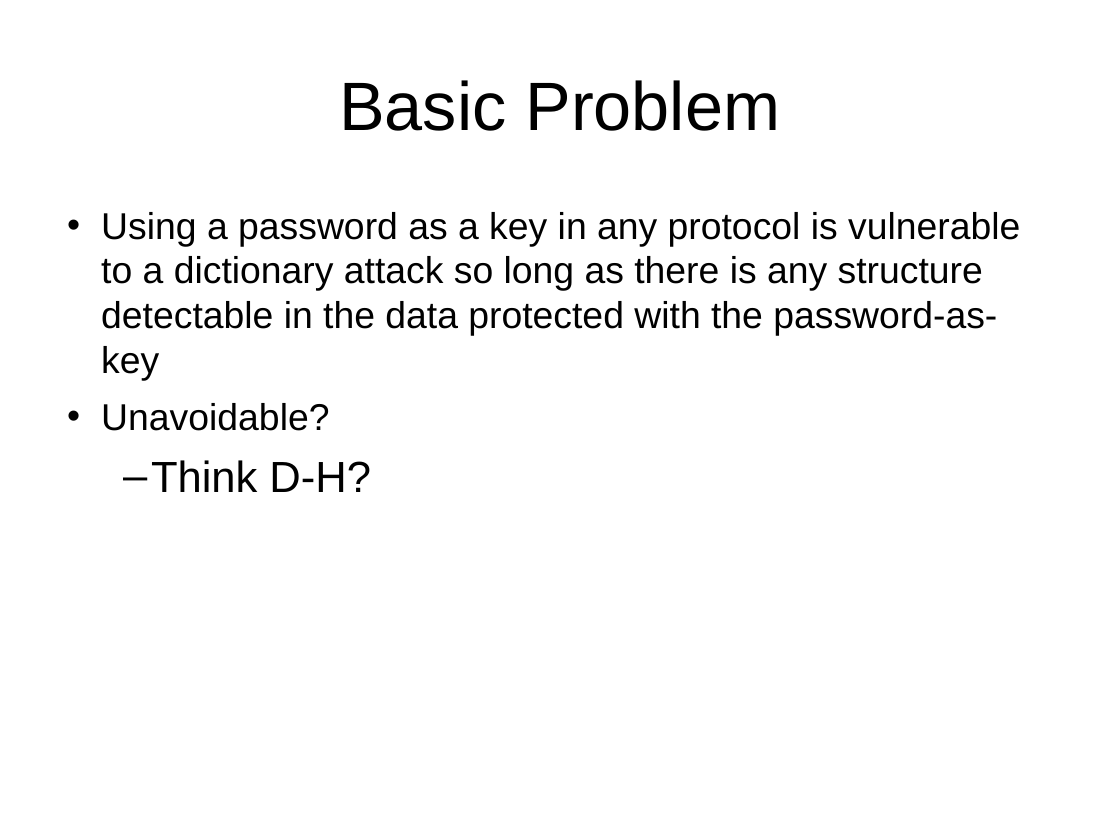
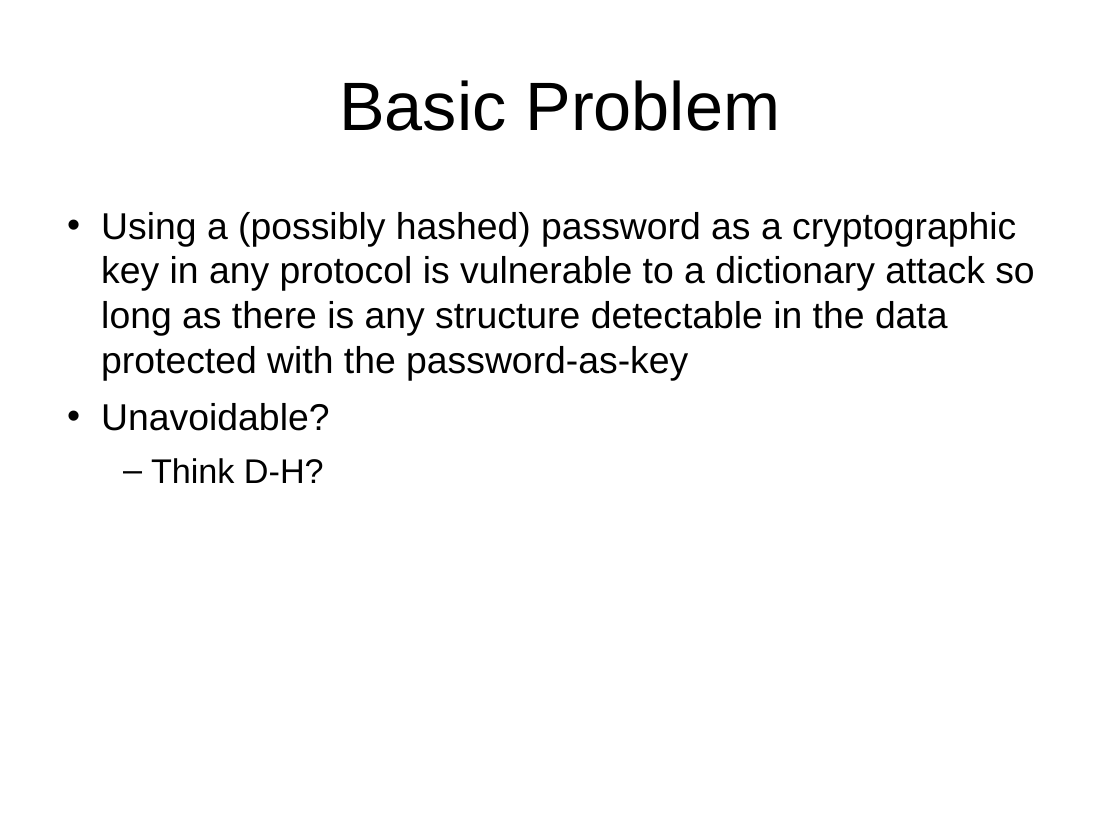
Before and after one commit to sftcd/cs7053, a slide deck: slide 141 of 2022lectures/04-crypto.odp. Drawn at 1120x840 pixels with LibreOffice and Linux fonts; fonts in the diff are those of the drawing. Boxes give left, top, right and bottom in pixels: in the first picture for what was removed or moved away, otherwise in the second. Text is boxed around its words. In the diff, an @@ line names an element or a change of style, - is before the commit and + after.

```diff
--- a/2022lectures/04-crypto.odp
+++ b/2022lectures/04-crypto.odp
@@ text at box(101, 212, 1034, 381): text changed @@
-• Using a password as a key in any protocol is vulnerable to a dictionary attack so long as there is any structure detectable in the data protected with the password-as-key
+• Using a (possibly hashed) password as a cryptographic key in any protocol is vulnerable to a dictionary attack so long as there is any structure detectable in the data protected with the password-as-key
@@ text at box(151, 458, 324, 483): size 28 to 22 pt in "Think D-H?" @@
```
Also in this commit, not shown: 21 other slides changed.
